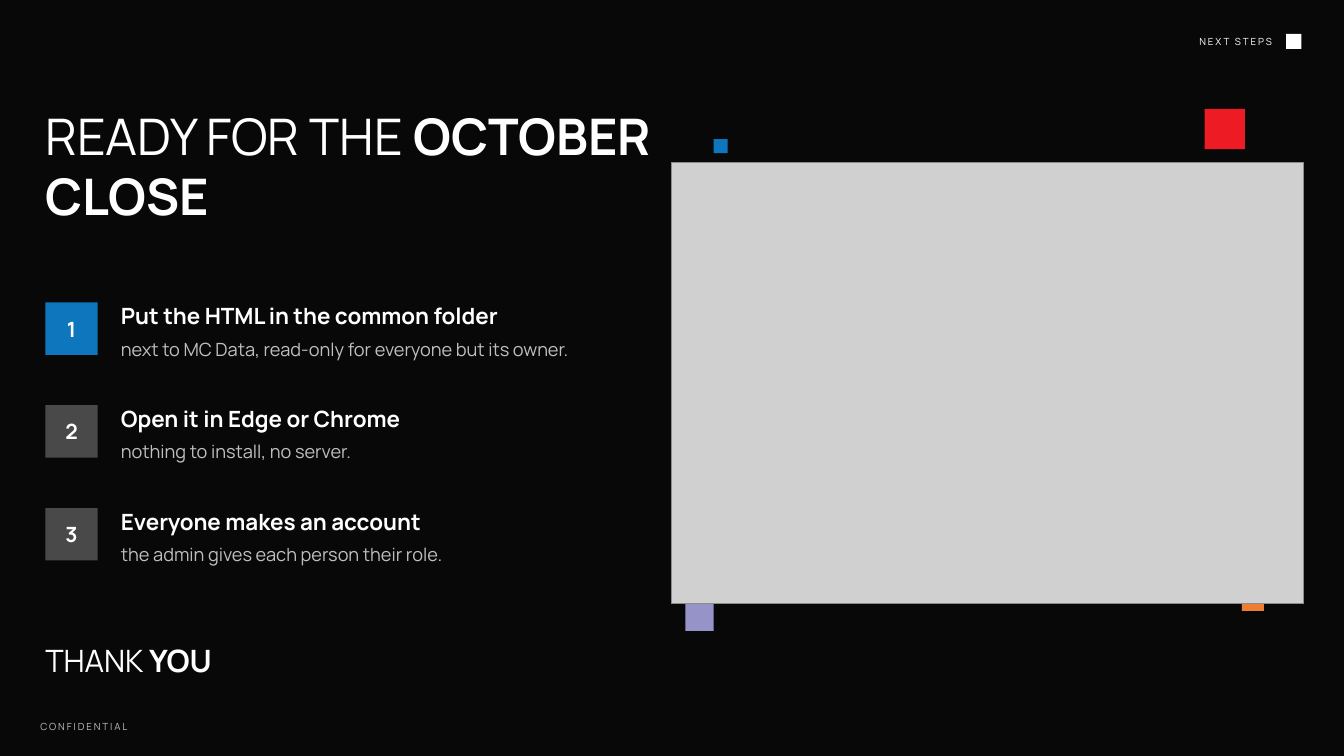
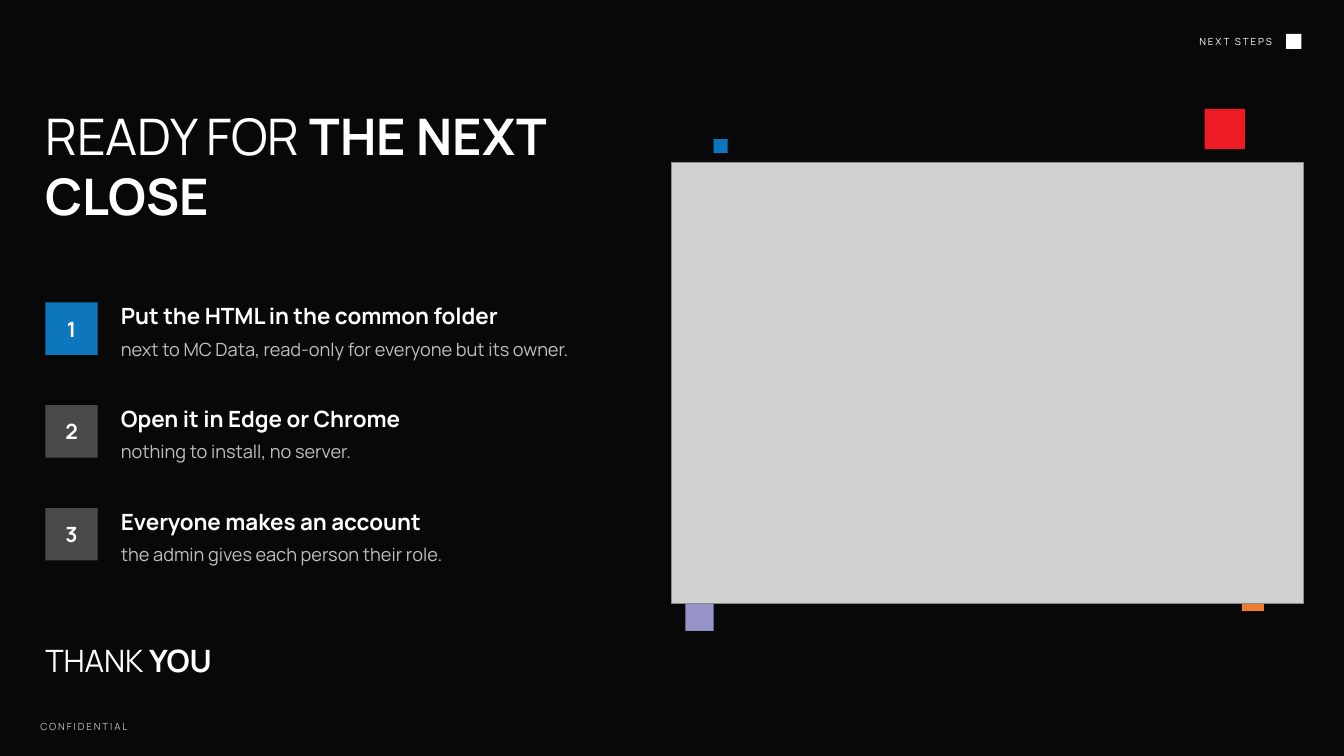
Before and after one commit to Wizdeed1/s, a slide deck: slide 18 of final/MC Monthly Report Builder - Overview.pptx (slide 16 before the commit). Drawn at 1344x756 pixels with LibreOffice and Linux fonts; fonts in the diff are those of the drawing; grey boxes stand for pictures; background and template pictures are left out. Boxes give left, top, right and bottom in pixels: in the first picture for what was removed or moved away, otherwise in the second. Text is boxed around its words. In the diff, an @@ line names an element or a change of style, - is before the commit and + after.

```diff
--- a/final/MC Monthly Report Builder - Overview.pptx
+++ b/final/MC Monthly Report Builder - Overview.pptx
@@ title at <box>45,118,547,216</box>: text changed @@
-READY FOR THE OCTOBER CLOSE
+READY FOR THE NEXT CLOSE
```
Also in this commit, not shown: 12 other slides changed, 3 slides added, 1 slide removed, 4 other files.
